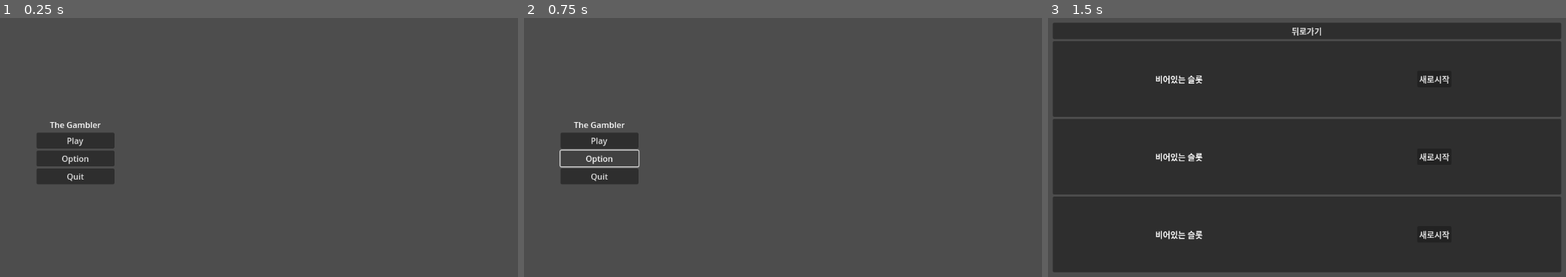
Above: before the commit, frames 1-3 (left to right).
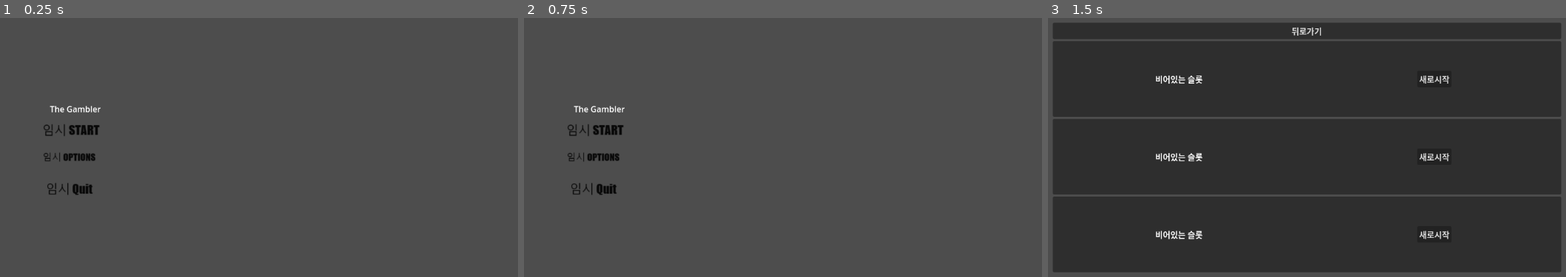
Above: after the commit, the same moments.

Repository: scy0416/The-Gambler
Game: Godot game, scene res://Title/Title.tscn
Two runs of this game, one before a commit and one after it. Both use one fixed random seed, a clock stepped at 60 frames per second and the inputs below. Before the commit the project has no main scene; this scene is started directly in both runs.
Inputs (mouse positions are in pixels of both pictures, inside the frame that each line leads up to; where the layout moved, square brackets give the same spot in the first picture):
- Up to frame 1 (0.25 s): no input
- Up to frame 2 (0.75 s): click (601, 160) [601, 157] at 0.5 s
- Up to frame 3 (1.5 s): click (1125, 129) [1125, 139] at 1.25 s

The runs differ from the first frame. In frame 1, 3.0% of the frame differs, in the area x 7-23%, y 33-69%; in frame 2, 2.7%; in frame 3, nothing differs.

Commit message:
231107 Option tscn + SampleUI

Diff:
--- /dev/null
+++ b/Option/Option.gd
@@ -0,0 +1,11 @@
+extends Node
+
+
+# Called when the node enters the scene tree for the first time.
+func _ready():
+	pass # Replace with function body.
+
+
+# Called every frame. 'delta' is the elapsed time since the previous frame.
+func _process(delta):
+	pass
--- /dev/null
+++ b/Option/Option.tscn
@@ -0,0 +1,254 @@
+[gd_scene load_steps=5 format=3 uid="uid://b1nxe0aeo6u4s"]
+
+[ext_resource type="Script" path="res://Option/Option.gd" id="1_ct0lr"]
+
+[sub_resource type="StyleBoxLine" id="StyleBoxLine_v04s3"]
+color = Color(0.243137, 0.239216, 0.439216, 1)
+thickness = 5
+
+[sub_resource type="StyleBoxLine" id="StyleBoxLine_ky3gy"]
+color = Color(0.243137, 0.239216, 0.439216, 1)
+thickness = 5
+
+[sub_resource type="StyleBoxLine" id="StyleBoxLine_fjw6m"]
+color = Color(0.243137, 0.239216, 0.439216, 1)
+thickness = 5
+
+[node name="Option" type="Node"]
+script = ExtResource("1_ct0lr")
+
+[node name="Video" type="Control" parent="."]
+layout_mode = 3
+anchors_preset = 15
+anchor_right = 1.0
+anchor_bottom = 1.0
+grow_horizontal = 2
+grow_vertical = 2
+
+[node name="VB" type="VBoxContainer" parent="Video"]
+layout_mode = 1
+anchors_preset = -1
+anchor_left = 0.2
+anchor_top = 0.15
+anchor_right = 0.8
+anchor_bottom = 0.85
+grow_horizontal = 2
+grow_vertical = 2
+
+[node name="HB" type="HBoxContainer" parent="Video/VB"]
+layout_mode = 2
+size_flags_horizontal = 0
+size_flags_vertical = 0
+size_flags_stretch_ratio = 0.0
+theme_override_constants/separation = 5
+
+[node name="Video" type="Button" parent="Video/VB/HB"]
+custom_minimum_size = Vector2(75, 45)
+layout_mode = 2
+size_flags_horizontal = 0
+size_flags_vertical = 8
+text = "Video"
+
+[node name="Audio" type="Button" parent="Video/VB/HB"]
+layout_mode = 2
+size_flags_horizontal = 0
+size_flags_vertical = 8
+text = "Audio"
+
+[node name="VideoOptions" type="ColorRect" parent="Video/VB"]
+custom_minimum_size = Vector2(50, 300)
+layout_mode = 2
+size_flags_vertical = 3
+color = Color(0.175781, 0.175781, 0.175781, 1)
+
+[node name="VB" type="VBoxContainer" parent="Video/VB/VideoOptions"]
+layout_mode = 1
+anchors_preset = -1
+anchor_left = 0.05
+anchor_top = 0.05
+anchor_right = 0.9
+anchor_bottom = 0.85
+offset_right = 40.0
+offset_bottom = 40.0
+theme_override_constants/separation = 30
+
+[node name="EmptyBox" type="HBoxContainer" parent="Video/VB/VideoOptions/VB"]
+layout_mode = 2
+
+[node name="HB" type="HBoxContainer" parent="Video/VB/VideoOptions/VB"]
+layout_mode = 2
+size_flags_vertical = 0
+theme_override_constants/separation = 50
+
+[node name="Label" type="Label" parent="Video/VB/VideoOptions/VB/HB"]
+layout_mode = 2
+text = "화면효과 조절"
+
+[node name="ScreenEffect" type="OptionButton" parent="Video/VB/VideoOptions/VB/HB"]
+custom_minimum_size = Vector2(400, 0)
+layout_mode = 2
+size_flags_horizontal = 10
+
+[node name="HB2" type="HBoxContainer" parent="Video/VB/VideoOptions/VB"]
+layout_mode = 2
+theme_override_constants/separation = 50
+
+[node name="Label" type="Label" parent="Video/VB/VideoOptions/VB/HB2"]
+layout_mode = 2
+text = "애니메이션 속도 조절"
+
+[node name="AnimationSpeed" type="OptionButton" parent="Video/VB/VideoOptions/VB/HB2"]
+custom_minimum_size = Vector2(400, 0)
+layout_mode = 2
+size_flags_horizontal = 10
+
+[node name="HB2" type="HBoxContainer" parent="Video/VB"]
+layout_mode = 2
+alignment = 1
+
+[node name="SaveOptions" type="Button" parent="Video/VB/HB2"]
+layout_mode = 2
+size_flags_horizontal = 4
+text = "Save"
+
+[node name="BackFromOptions" type="Button" parent="Video/VB/HB2"]
+layout_mode = 2
+size_flags_horizontal = 4
+text = "Back"
+
+[node name="Audio" type="Control" parent="."]
+visible = false
+layout_mode = 3
+anchors_preset = 15
+anchor_right = 1.0
+anchor_bottom = 1.0
+grow_horizontal = 2
+grow_vertical = 2
+
+[node name="VB" type="VBoxContainer" parent="Audio"]
+layout_mode = 1
+anchors_preset = -1
+anchor_left = 0.2
+anchor_top = 0.15
+anchor_right = 0.8
+anchor_bottom = 0.85
+grow_horizontal = 2
+grow_vertical = 2
+
+[node name="HB" type="HBoxContainer" parent="Audio/VB"]
+layout_mode = 2
+size_flags_horizontal = 0
+size_flags_vertical = 0
+size_flags_stretch_ratio = 0.0
+theme_override_constants/separation = 5
+
+[node name="Video" type="Button" parent="Audio/VB/HB"]
+layout_mode = 2
+size_flags_horizontal = 0
+size_flags_vertical = 8
+text = "Video"
+
+[node name="Audio" type="Button" parent="Audio/VB/HB"]
+custom_minimum_size = Vector2(75, 45)
+layout_mode = 2
+size_flags_horizontal = 0
+size_flags_vertical = 8
+text = "Audio"
+
+[node name="VideoOptions" type="ColorRect" parent="Audio/VB"]
+custom_minimum_size = Vector2(50, 300)
+layout_mode = 2
+size_flags_vertical = 3
+color = Color(0.175781, 0.175781, 0.175781, 1)
+
+[node name="VB" type="VBoxContainer" parent="Audio/VB/VideoOptions"]
+layout_mode = 1
+anchors_preset = -1
+anchor_left = 0.05
+anchor_top = 0.05
+anchor_right = 0.9
+anchor_bottom = 0.85
+offset_right = 40.0
+offset_bottom = 40.0
+theme_override_constants/separation = 15
+
+[node name="EmptyBox" type="HBoxContainer" parent="Audio/VB/VideoOptions/VB"]
+layout_mode = 2
+
+[node name="HBMaster" type="HBoxContainer" parent="Audio/VB/VideoOptions/VB"]
+layout_mode = 2
+size_flags_vertical = 0
+theme_override_constants/separation = 50
+
+[node name="Label" type="Label" parent="Audio/VB/VideoOptions/VB/HBMaster"]
+layout_mode = 2
+theme_override_font_sizes/font_size = 20
+text = "마스터 볼륨 조절"
+
+[node name="HBMaster2" type="HBoxContainer" parent="Audio/VB/VideoOptions/VB"]
+layout_mode = 2
+size_flags_vertical = 2
+
+[node name="MasterSlider" type="HSlider" parent="Audio/VB/VideoOptions/VB/HBMaster2"]
+layout_mode = 2
+size_flags_horizontal = 3
+theme_override_styles/slider = SubResource("StyleBoxLine_v04s3")
+
+[node name="EmptyBox2" type="HBoxContainer" parent="Audio/VB/VideoOptions/VB"]
+layout_mode = 2
+
+[node name="HBBackground" type="HBoxContainer" parent="Audio/VB/VideoOptions/VB"]
+layout_mode = 2
+size_flags_vertical = 0
+theme_override_constants/separation = 50
+
+[node name="Label" type="Label" parent="Audio/VB/VideoOptions/VB/HBBackground"]
+layout_mode = 2
+text = "배경음 볼륨 조절"
+
+[node name="HBBackGround" type="HBoxContainer" parent="Audio/VB/VideoOptions/VB"]
+layout_mode = 2
+size_flags_vertical = 2
+
+[node name="BackSlider" type="HSlider" parent="Audio/VB/VideoOptions/VB/HBBackGround"]
+layout_mode = 2
+size_flags_horizontal = 3
+theme_override_styles/slider = SubResource("StyleBoxLine_ky3gy")
+
+[node name="EmptyBox3" type="HBoxContainer" parent="Audio/VB/VideoOptions/VB"]
+layout_mode = 2
+
+[node name="HBEffect" type="HBoxContainer" parent="Audio/VB/VideoOptions/VB"]
+layout_mode = 2
+size_flags_vertical = 0
+theme_override_constants/separation = 50
+
+[node name="Label" type="Label" parent="Audio/VB/VideoOptions/VB/HBEffect"]
+layout_mode = 2
+text = "효과음 볼류 조절"
+
+[node name="HBEffect2" type="HBoxContainer" parent="Audio/VB/VideoOptions/VB"]
+layout_mode = 2
+size_flags_vertical = 2
+
+[node name="EffectSlider" type="HSlider" parent="Audio/VB/VideoOptions/VB/HBEffect2"]
+layout_mode = 2
+size_flags_horizontal = 3
+theme_override_styles/slider = SubResource("StyleBoxLine_fjw6m")
+
+[node name="EmptyBox4" type="HBoxContainer" parent="Audio/VB/VideoOptions/VB"]
+layout_mode = 2
+
+[node name="HB2" type="HBoxContainer" parent="Audio/VB"]
+layout_mode = 2
+alignment = 1
+
+[node name="SaveOptions" type="Button" parent="Audio/VB/HB2"]
+layout_mode = 2
+size_flags_horizontal = 4
+text = "Save"
+
+[node name="BackFromOptions" type="Button" parent="Audio/VB/HB2"]
+layout_mode = 2
+size_flags_horizontal = 4
+text = "Back"
--- a/Title/Title.tscn
+++ b/Title/Title.tscn
@@ -1,6 +1,9 @@
-[gd_scene load_steps=2 format=3 uid="uid://deekbmm5pslor"]
+[gd_scene load_steps=5 format=3 uid="uid://deekbmm5pslor"]
 
 [ext_resource type="Script" path="res://Title/Title.gd" id="1_36dyn"]
+[ext_resource type="Texture2D" uid="uid://tr4yytwvhax" path="res://SampleUI/SampleStart.png" id="2_p2umw"]
+[ext_resource type="Texture2D" uid="uid://ck6y82jy86nuh" path="res://SampleUI/SampleOptions.png" id="3_a7mc8"]
+[ext_resource type="Texture2D" uid="uid://qjv72vs4ehk3" path="res://SampleUI/SampleQuit.png" id="4_vyvrn"]
 
 [node name="Title" type="Node"]
 script = ExtResource("1_36dyn")
@@ -31,17 +34,17 @@
 text = "The Gambler"
 horizontal_alignment = 1
 
-[node name="Start" type="Button" parent="UI/VBoxContainer"]
+[node name="Start" type="TextureButton" parent="UI/VBoxContainer"]
 layout_mode = 2
-text = "Play"
+texture_normal = ExtResource("2_p2umw")
 
-[node name="Option" type="Button" parent="UI/VBoxContainer"]
+[node name="Option" type="TextureButton" parent="UI/VBoxContainer"]
 layout_mode = 2
-text = "Option"
+texture_normal = ExtResource("3_a7mc8")
 
-[node name="Quit" type="Button" parent="UI/VBoxContainer"]
+[node name="Quit" type="TextureButton" parent="UI/VBoxContainer"]
 layout_mode = 2
-text = "Quit"
+texture_normal = ExtResource("4_vyvrn")
 
 [node name="QuitCheck" type="Panel" parent="UI"]
 visible = false
--- a/project.godot
+++ b/project.godot
@@ -11,6 +11,7 @@
 [application]
 
 config/name="The Gambler"
+run/main_scene="res://Title/Title.tscn"
 config/use_custom_user_dir=true
 config/custom_user_dir_name="The Gambler"
 config/features=PackedStringArray("4.1", "Forward Plus")
Binary file added: SampleUI/SampleOptions.png
Not shown, added: SampleUI/SampleOptions.png.import
Binary file added: SampleUI/SampleQuit.png
Not shown, added: SampleUI/SampleQuit.png.import
Binary file added: SampleUI/SampleStart.png
Not shown, added: SampleUI/SampleStart.png.import
